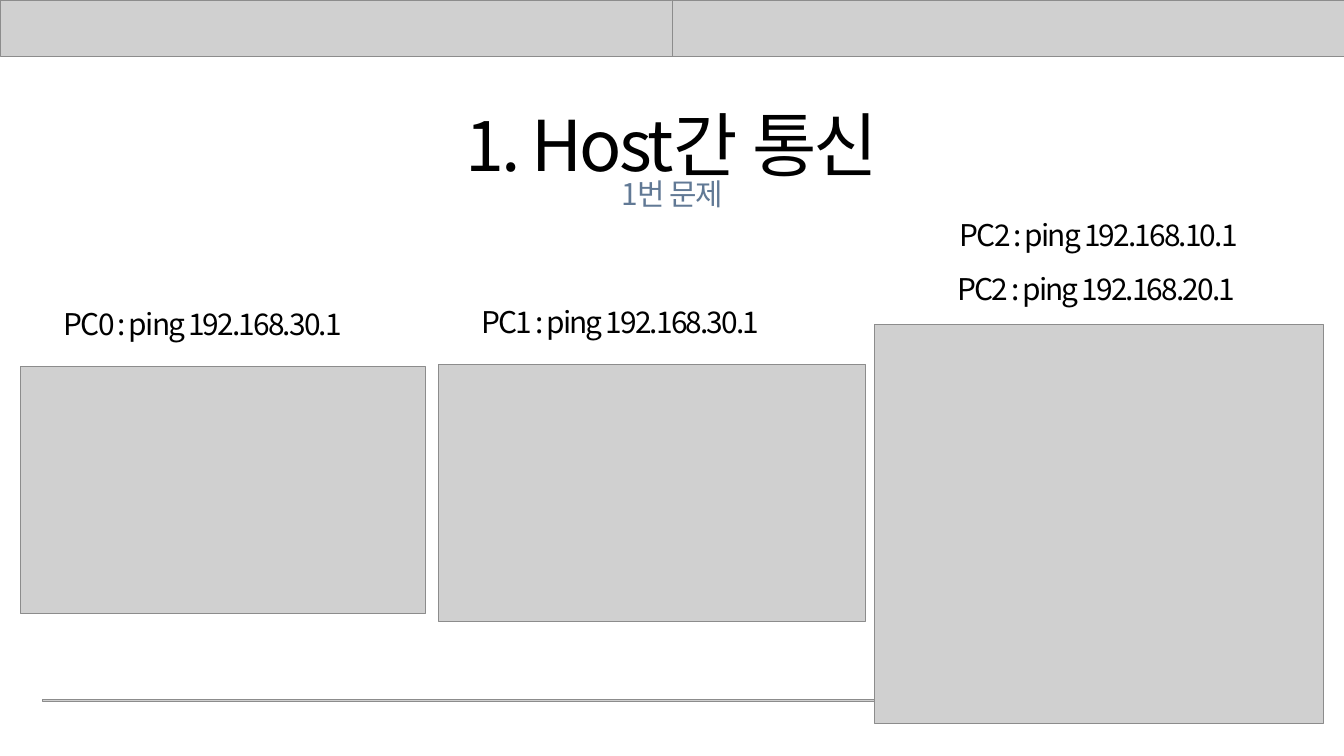
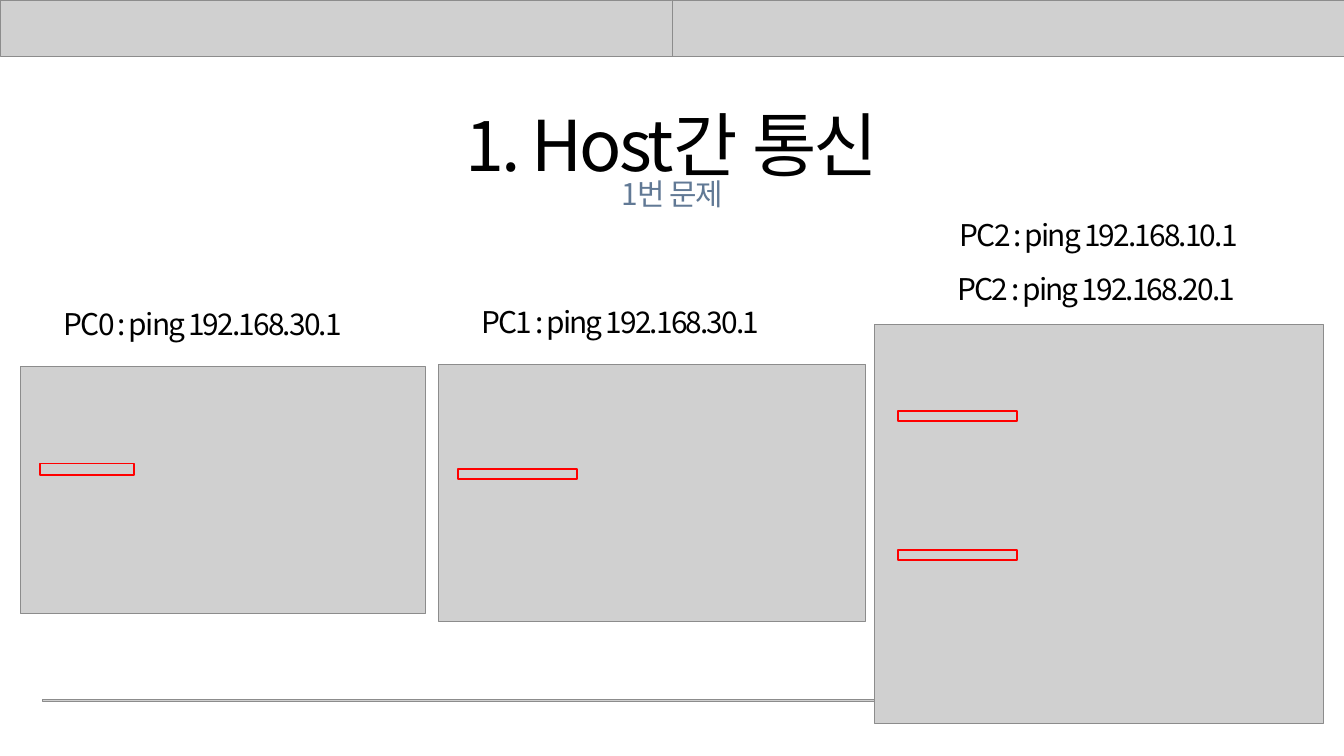
Before and after one commit to rombird/LEELEELIM, a slide deck: slide 4 of 응용SW기초기술활용.pptx. Drawn at 1344x756 pixels with LibreOffice and Linux fonts; fonts in the diff are those of the drawing; grey boxes stand for pictures. Boxes give left, top, right and bottom in pixels: in the first picture for what was removed or moved away, otherwise in the second. Text is boxed around its words. In the diff, an @@ line names an element or a change of style, - is before the commit and + after.

```diff
--- a/응용SW기초기술활용.pptx
+++ b/응용SW기초기술활용.pptx
@@ rectangle added at box(898, 411, 1017, 421), outline #FF0000 2 pt @@
@@ rectangle added at box(40, 464, 134, 475), outline #FF0000 2 pt @@
@@ rectangle added at box(458, 469, 577, 479), outline #FF0000 2 pt @@
@@ rectangle added at box(898, 550, 1017, 560), outline #FF0000 2 pt @@
```
Also in this commit, not shown: 9 other slides changed, 2 slides added, 1 other file.
